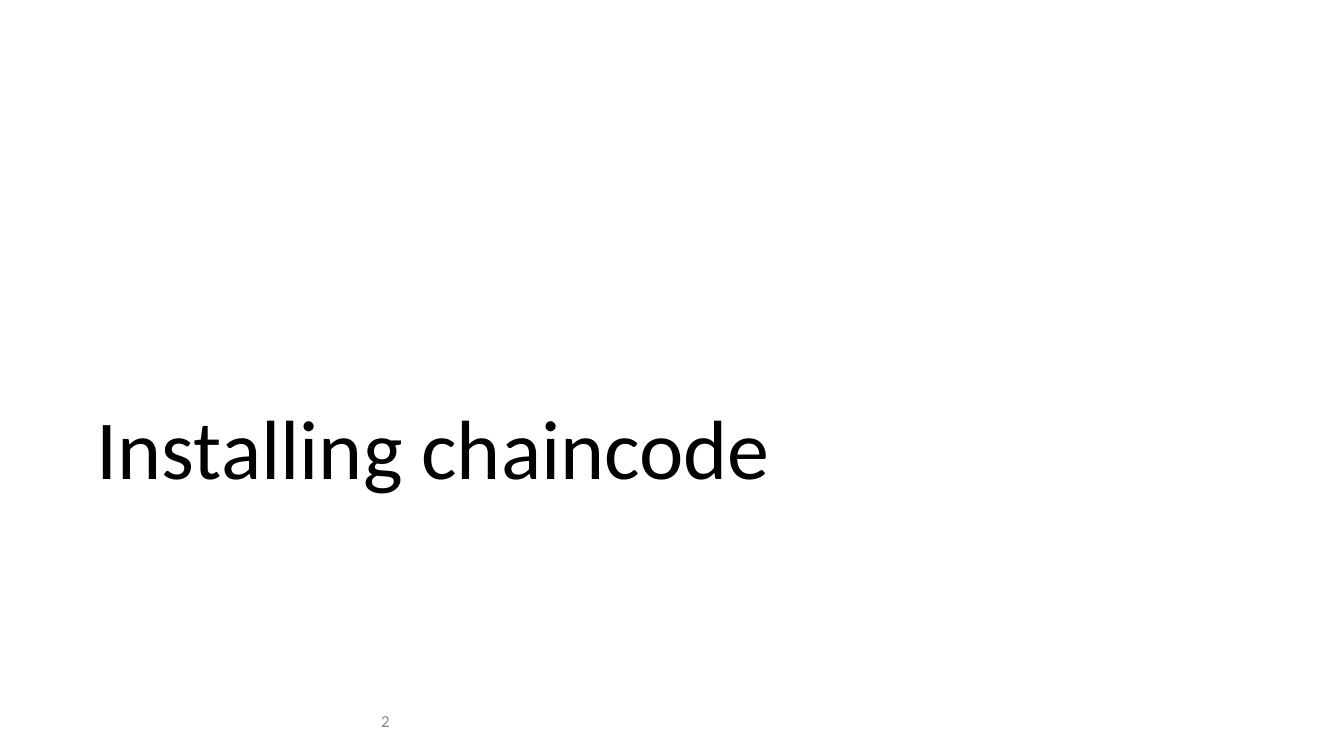
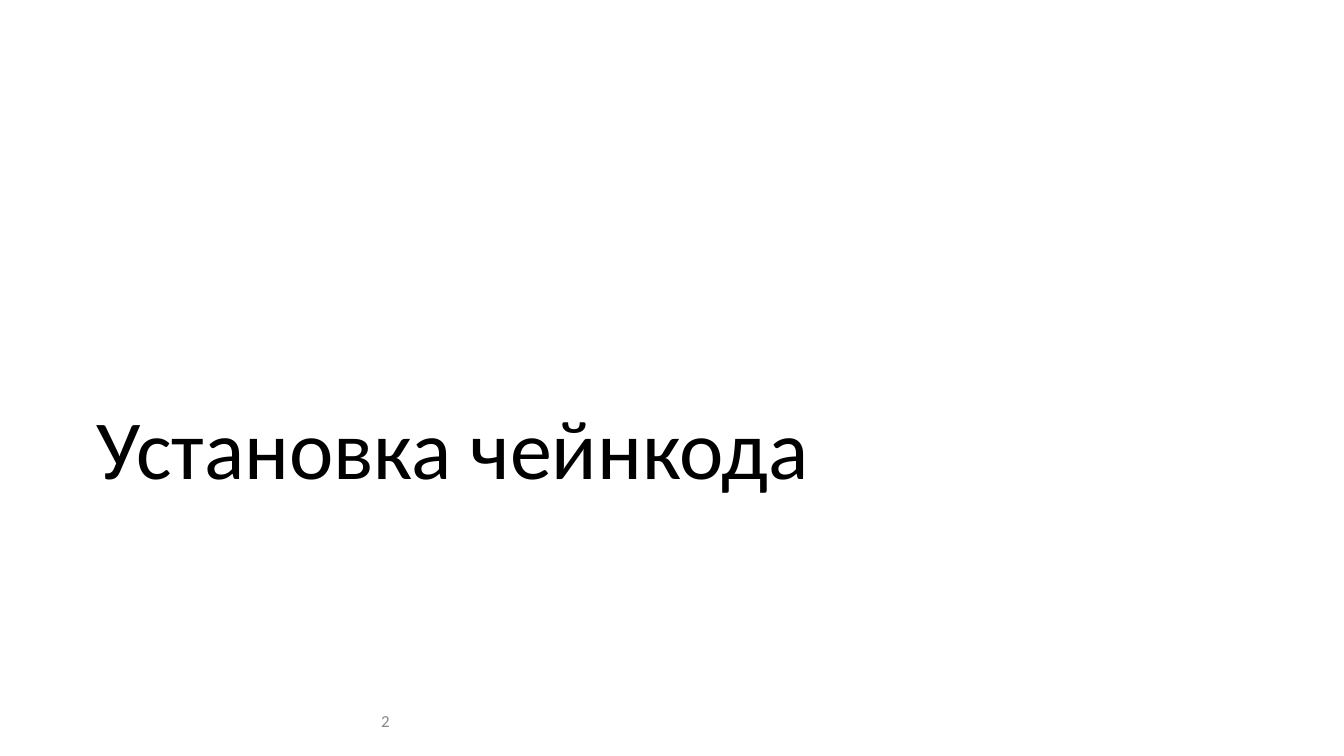
Before and after one commit to hyperledger/fabric-docs-i18n, a slide deck: slide 2 of docs/locale/ru_RU/source/lifecycle/LifecycleDiagrams.pptx. Drawn at 1344x756 pixels with LibreOffice and Linux fonts; fonts in the diff are those of the drawing. Boxes give left, top, right and bottom in pixels: in the first picture for what was removed or moved away, otherwise in the second. Text is boxed around its words. In the diff, an @@ line names an element or a change of style, - is before the commit and + after.

```diff
--- a/docs/locale/ru_RU/source/lifecycle/LifecycleDiagrams.pptx
+++ b/docs/locale/ru_RU/source/lifecycle/LifecycleDiagrams.pptx
@@ title at [97,422,809,493]: text changed @@
-Installing chaincode
+Установка чейнкода
```
Also in this commit, not shown: 24 other slides changed, 31 other files.
